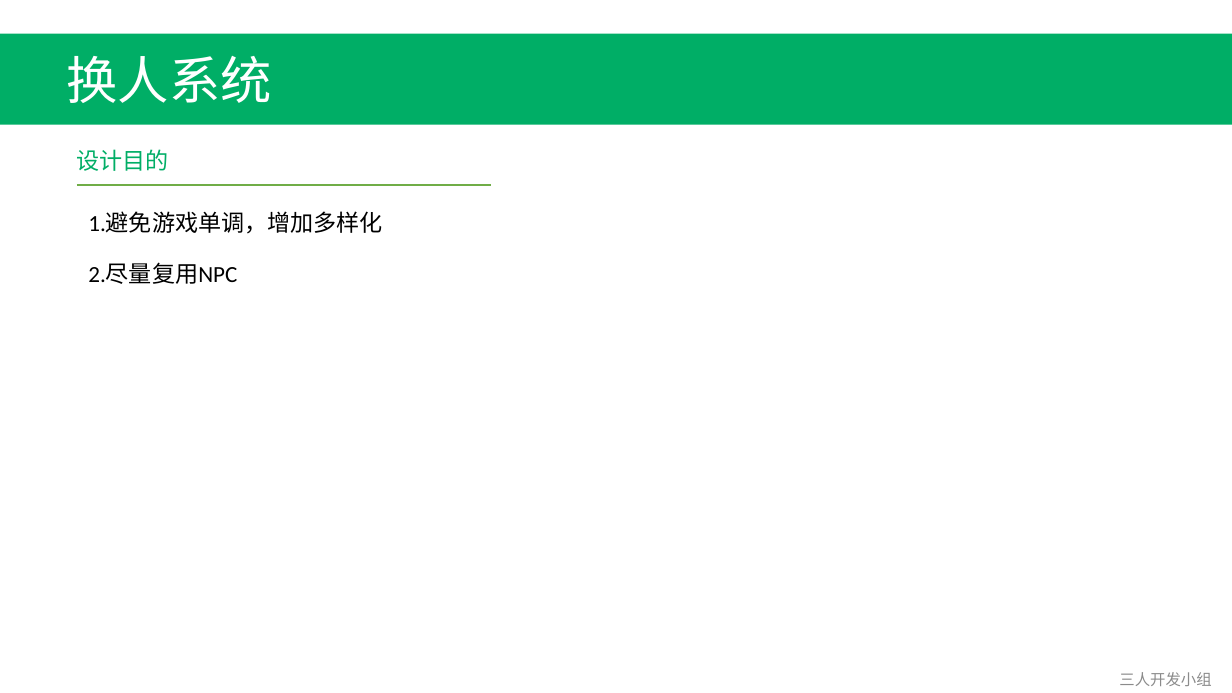
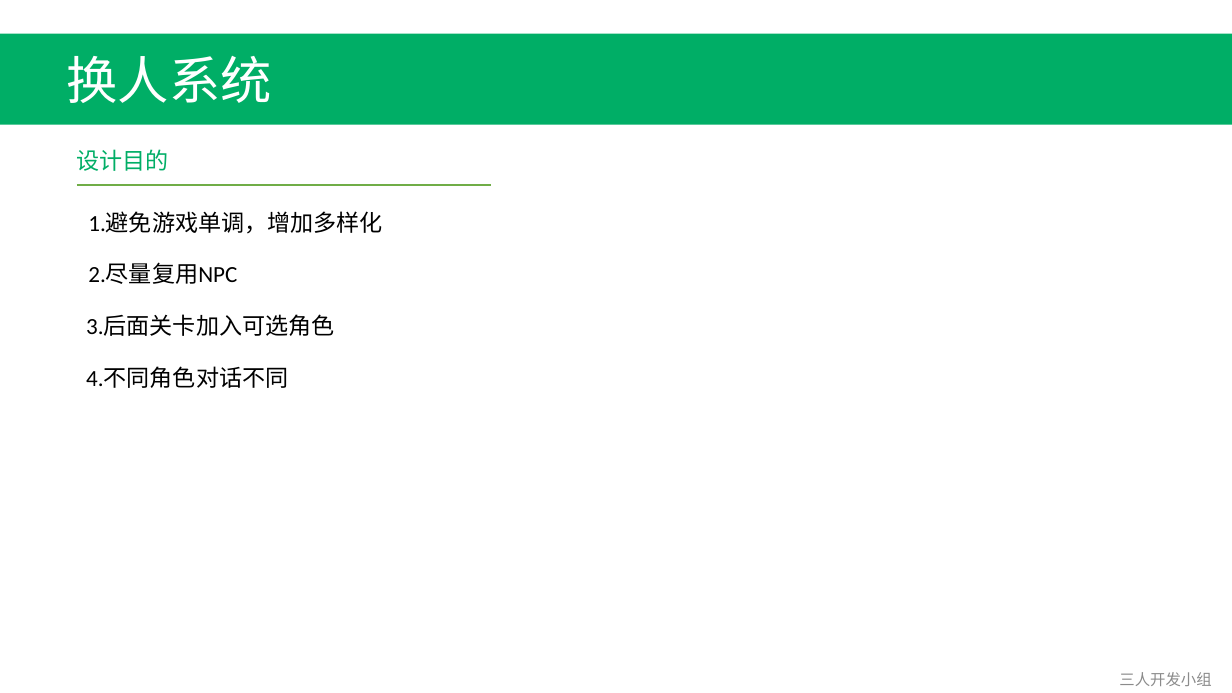
Before and after one commit to Fordebt/Give-me-my-money, a slide deck: slide 9 of 系统.pptx (slide 8 before the commit). Drawn at 1232x693 pixels with LibreOffice and Linux fonts; fonts in the diff are those of the drawing. Boxes give left, top, right and bottom in pixels: in the first picture for what was removed or moved away, otherwise in the second. Text is boxed around its words. In the diff, an @@ line names an element or a change of style, - is before the commit and + after.

```diff
--- a/系统.pptx
+++ b/系统.pptx
@@ text added at [86,315,335,336], 18 pt, text #000000 @@
+3.后面关卡加入可选角色
@@ text added at [86,366,288,388], 18 pt, text #000000 @@
+4.不同角色对话不同
```
Also in this commit, not shown: 4 other slides changed, 1 slide added, 3 other files.
